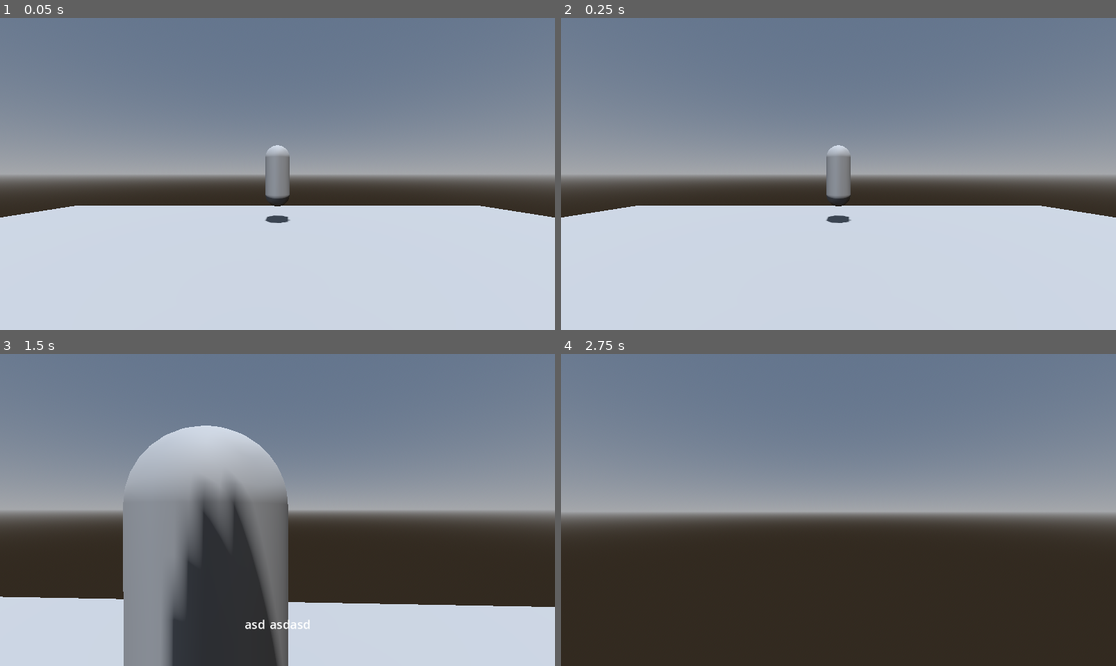
Above: before the commit, frames 1-4 (two rows, left to right).
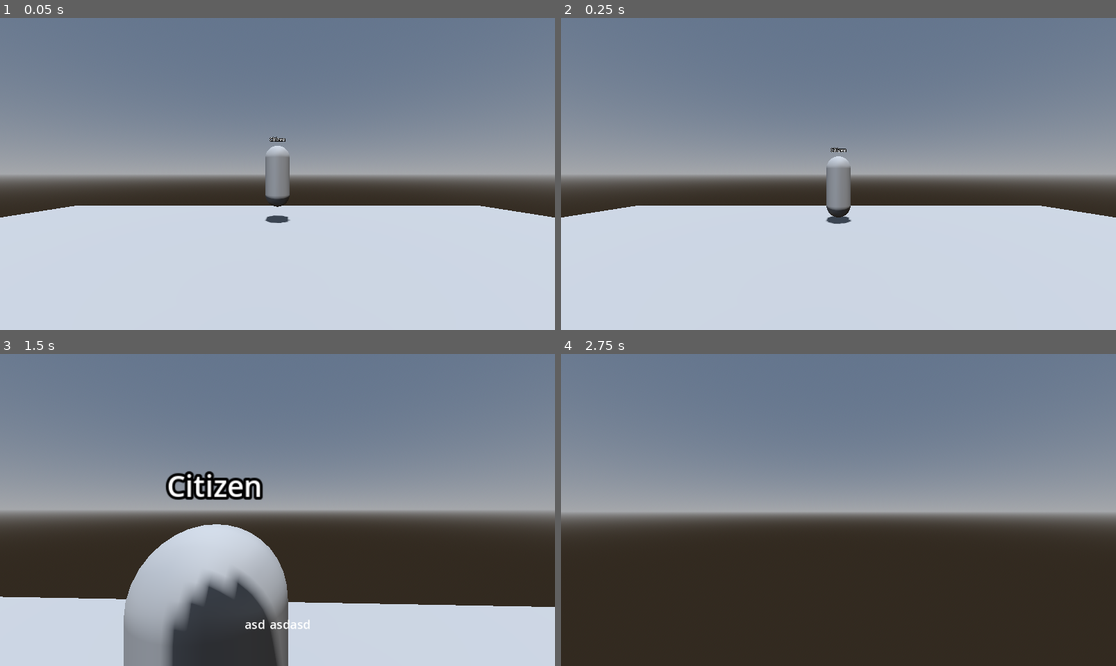
Above: after the commit, the same moments.

Repository: JuJuz1/FGJ2025
Game: Godot game, scene res://world/world.tscn
Same seed, same stepped clock (60 frames per second), same inputs: the game is played once before the commit and once after it.
Inputs (mouse positions are in pixels of both pictures, inside the frame that each line leads up to):
- Up to frame 1 (0.05 s): no input
- Up to frame 2 (0.25 s): no input
- Up to frame 3 (1.5 s): tap Enter at 0.5 s; move the mouse to (305, 510) at 0.52 s; hold Shift (sprint) 0.53-1.28 s; hold W (forward) from 0.53 s (still down); tap Space (jump) at 0.77 s; move the mouse to (249, 510) at 1.27 s; tap Shift (sprint) at 1.35 s
- Up to frame 4 (2.75 s): keep holding W (forward); tap Space (jump) at 1.52 s; move the mouse to (849, 503) at 2.02 s; hold Shift (sprint) from 2.03 s (still down)

The runs differ from the first frame. In frame 1, less than 0.1% of the frame differs, in the area x 48-52%, y 38-61%; in frame 2, 0.5%; in frame 3, 15%, in the area x 22-52%, y 22-90%; in frame 4, nothing differs.

Commit message:
Citizen update, gravity modifier
Maybe just change gravity from project settings

Diff:
--- a/citizen/citizen.gd
+++ b/citizen/citizen.gd
@@ -1,10 +1,9 @@
-extends Node3D
+extends CharacterBody3D
 class_name Citizen
 
 # Called when the node enters the scene tree for the first time.
 func _ready() -> void:
 	pass # Replace with function body.
-
 
 func _on_interactable_focused(interactor: Interactor) -> void:
 	# TODO: outline shader
@@ -20,6 +19,10 @@
 	print_debug("Unfocused ", interactor.owner.name)
 
 
-# Called every frame. 'delta' is the elapsed time since the previous frame.
-func _process(delta: float) -> void:
-	pass
+func _physics_process(delta: float) -> void:
+	if not is_on_floor():
+		velocity += get_gravity() * GameManager.gravity_modifier * delta
+	else:
+		velocity = Vector3.ZERO
+
+	move_and_slide()
--- a/citizen/citizen.tscn
+++ b/citizen/citizen.tscn
@@ -11,25 +11,28 @@
 [sub_resource type="CapsuleShape3D" id="CapsuleShape3D_ihwdb"]
 height = 2.14088
 
-[node name="Citizen" type="Node3D"]
+[node name="Citizen" type="CharacterBody3D"]
 script = ExtResource("1_3aquc")
 
-[node name="CharacterBody3D" type="CharacterBody3D" parent="."]
-
-[node name="MeshInstance3D" type="MeshInstance3D" parent="CharacterBody3D"]
+[node name="MeshInstance3D" type="MeshInstance3D" parent="."]
 mesh = SubResource("CapsuleMesh_noc4a")
 skeleton = NodePath("../..")
 
-[node name="CollisionShape3D" type="CollisionShape3D" parent="CharacterBody3D"]
+[node name="CollisionShape3D" type="CollisionShape3D" parent="."]
 shape = SubResource("CapsuleShape3D_noc4a")
 
-[node name="Interactable" parent="CharacterBody3D" instance=ExtResource("2_noc4a")]
+[node name="Interactable" parent="." instance=ExtResource("2_noc4a")]
 
-[node name="CollisionShape3D" parent="CharacterBody3D/Interactable" index="0"]
+[node name="CollisionShape3D" parent="Interactable" index="0"]
 shape = SubResource("CapsuleShape3D_ihwdb")
 
-[connection signal="focused" from="CharacterBody3D/Interactable" to="." method="_on_interactable_focused"]
-[connection signal="interacted" from="CharacterBody3D/Interactable" to="." method="_on_interactable_interacted"]
-[connection signal="unfocused" from="CharacterBody3D/Interactable" to="." method="_on_interactable_unfocused"]
+[node name="Label3D" type="Label3D" parent="."]
+transform = Transform3D(1, 0, 0, 0, 1, 0, 0, 0, 1, 0, 1.21304, 0)
+billboard = 2
+text = "Citizen"
 
-[editable path="CharacterBody3D/Interactable"]
+[connection signal="focused" from="Interactable" to="." method="_on_interactable_focused"]
+[connection signal="interacted" from="Interactable" to="." method="_on_interactable_interacted"]
+[connection signal="unfocused" from="Interactable" to="." method="_on_interactable_unfocused"]
+
+[editable path="Interactable"]
--- a/player/player.gd
+++ b/player/player.gd
@@ -6,7 +6,6 @@
 @export var sprint_speed: float = 7.0
 @export var acceleration: float = 3.0
 @export var jump_velocity: float = 5.0
-@export var gravity_modifier: float = 1.25
 @export_group("Mouse sensitivity")
 @export var sensitivity: float = 4.0 / 100
 
@@ -30,7 +29,8 @@
 func _physics_process(delta: float) -> void:
 	# Add the gravity.
 	if not is_on_floor():
-		velocity += get_gravity() * gravity_modifier * delta
+		# TODO: maybe just change project gravity
+		velocity += get_gravity() * GameManager.gravity_modifier * delta
 
 	# Handle jump.
 	if Input.is_action_just_pressed("jump") and is_on_floor():
--- a/project.godot
+++ b/project.godot
@@ -14,6 +14,10 @@
 run/main_scene="uid://nnnrly5tpmym"
 config/features=PackedStringArray("4.4", "Forward Plus")
 config/icon="res://icon.svg"
+
+[autoload]
+
+GameManager="*res://singletons/game_manager.gd"
 
 [importer_defaults]
 
--- /dev/null
+++ b/singletons/game_manager.gd
@@ -0,0 +1,12 @@
+extends Node
+
+var gravity_modifier: float = 1.25
+
+# Called when the node enters the scene tree for the first time.
+func _ready() -> void:
+	pass # Replace with function body.
+
+
+# Called every frame. 'delta' is the elapsed time since the previous frame.
+func _process(delta: float) -> void:
+	pass
Not shown: 1 places in citizen/citizen.tscn that only renumber resources
Not shown, added: singletons/game_manager.gd.uid
Not shown: 1 places in world/world.tscn that only renumber resources
